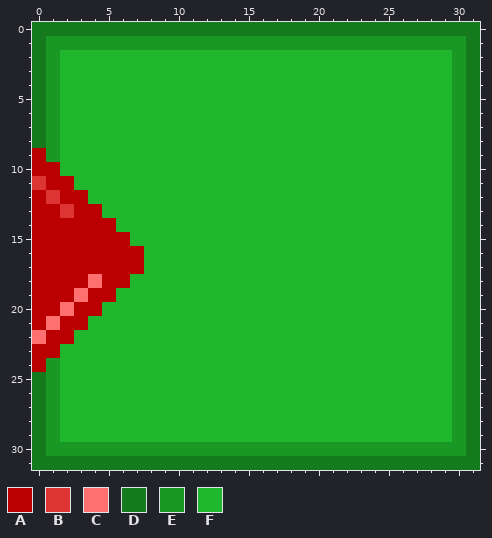
Two states of a pixel-art sprite, assets/png/dblock-r.png. This is how it looked before the edit.
The file is 32x32 pixels. Colours within 5 levels of each other are drawn and written as one.
Palette (. is transparent): A #ba0000  B #dd3434  C #ff7070  D #157a1e  E #1a9826  F #20b72e
And afterwards:
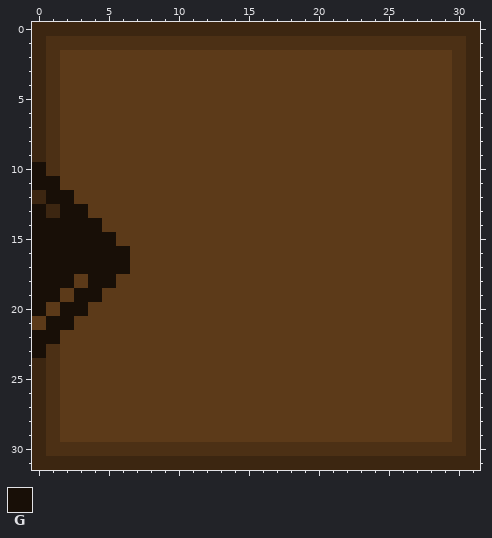
Colours new in this view: G #180f07
Edits made:
Colour D changes from #157a1e to #3c2611.
Colour E changes from #1a9826 to #4c3015.
Colour F changes from #20b72e to #5c3a19.
Colour D replaces colour A in row 9 at x 0; in row 12 at x 0; in row 13 at x 1; in row 24 at x 0.
Colour E replaces colour A in row 10 at x 1; in row 23 at x 1.
Colour F replaces colour A in row 11 at x 2; in row 12 at x 3; in row 13 at x 4; in row 14 at x 5; in row 15 at x 6; in rows 16 to 17 at x 7.
Colour F replaces colour A in row 18 at x 3 and 6; in row 19 at x 2 and 5; in row 20 at x 1 and 4; in row 21 at x 0 and 3; in row 22 at x 2.
Colour G replaces colour A in row 10 at x 0; in row 11 at x 1; in row 12 at x 2; in row 13 at x 0 and 3; in row 14 at x 0 to 4; in row 15 at x 0 to 5.
Colour G replaces colour A in rows 16 to 17 at x 0 to 6; in row 18 at x 0 to 2 and 5; in row 19 at x 0 to 1 and 4; in row 20 at x 0 and 3; in row 21 at x 2; in row 22 at x 1.
Colour G replaces colour A in row 23 at x 0.
Colour G replaces colour B in row 11 at x 0; in row 12 at x 1; in row 13 at x 2.
Colour G replaces colour C in row 18 at x 4; in row 19 at x 3; in row 20 at x 2; in row 21 at x 1; in row 22 at x 0.
Pixel boxes of the changes (left, top, right, bottom) in both pictures:
changed: (32, 22, 480, 470)
